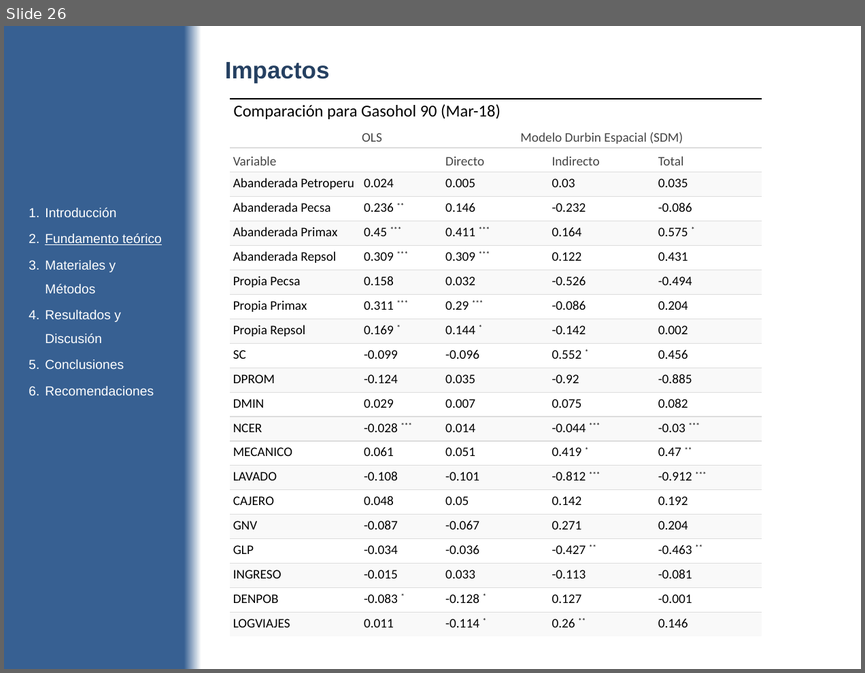
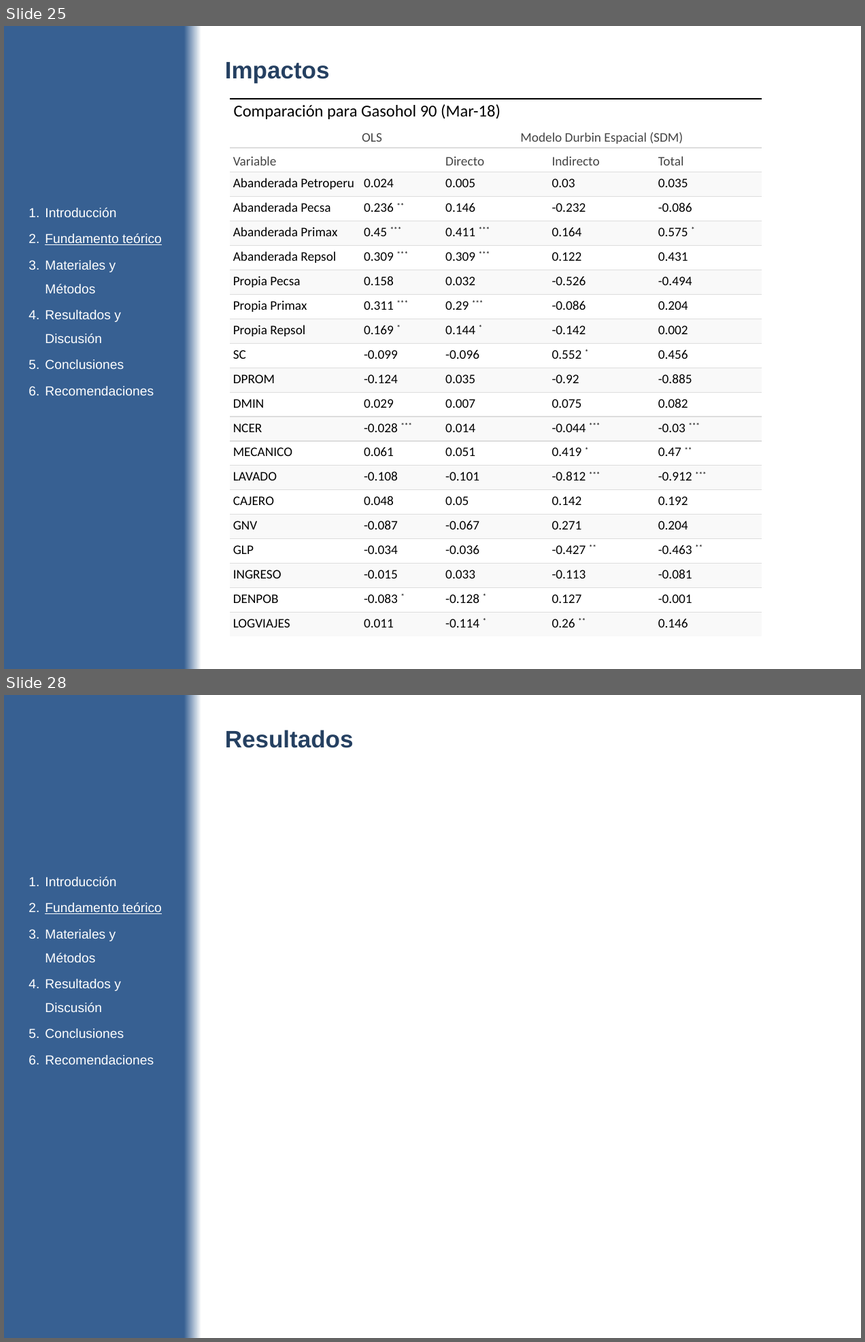
Before and after one commit to diegouriarte/masther-thesis, a slide deck: doc/avance-parcial.pptx. Shown one above the other, each under a label of ours: slide 26 before the commit, slides 25 and 28 after it; the slides between them are not shown. The pictures are 865x673 and 865x1342 pixels, drawn with LibreOffice and Linux fonts; fonts in the diff are those of the drawing. Boxes give left, top, right and bottom in pixels: in the first picture for what was removed or moved away, otherwise in the second. Text is boxed around its words. In the diff, an @@ line names an element or a change of style, - is before the commit and + after.

```diff
--- a/doc/avance-parcial.pptx
+++ b/doc/avance-parcial.pptx
@@ slide 28 added at box(4, 695, 861, 1338), background gradient #376092 to #FFFFFF @@
@@ text added at box(225, 730, 354, 748), 20 pt, text #254061, bold @@
+Resultados
@@ text added at box(45, 877, 162, 1064), 11 pt, text #FFFFFF @@
+1. Introducción
+2. Fundamento teórico
+3. Materiales y Métodos
+4. Resultados y Discusión
+5. Conclusiones
+6. Recomendaciones
@@ what was slide 26 is now slide 25 @@
```
Also in this commit, not shown: 7 slides changed, 1 other slide added, 2 other files.
